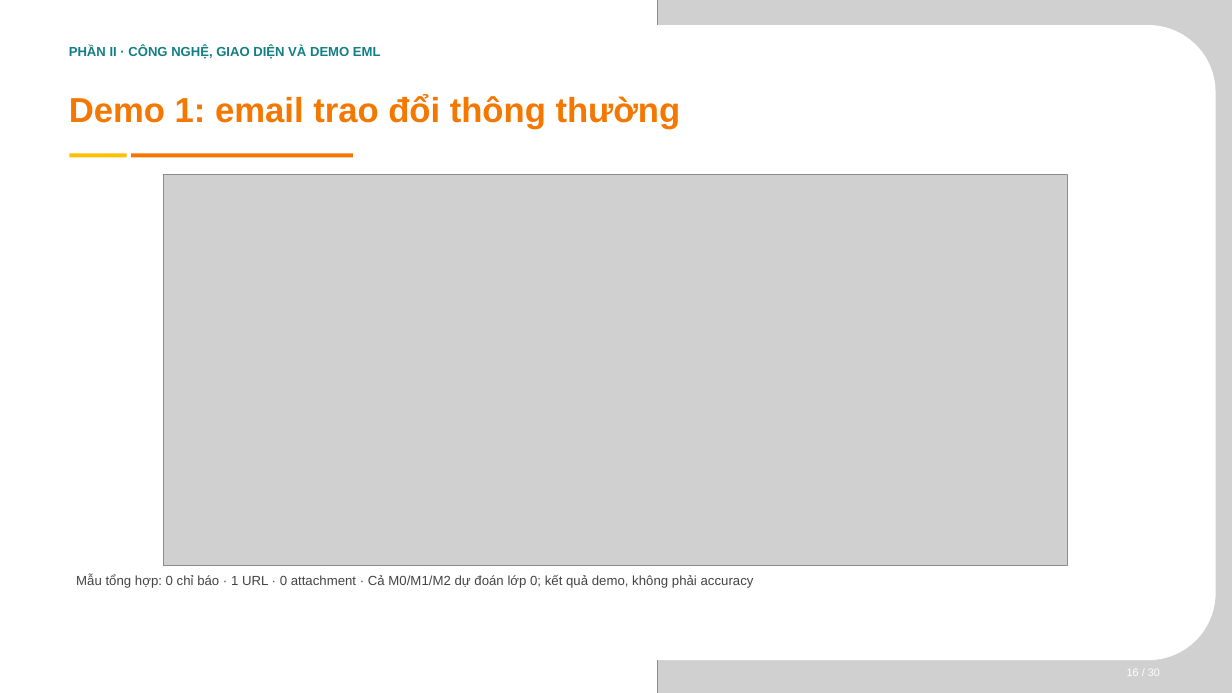
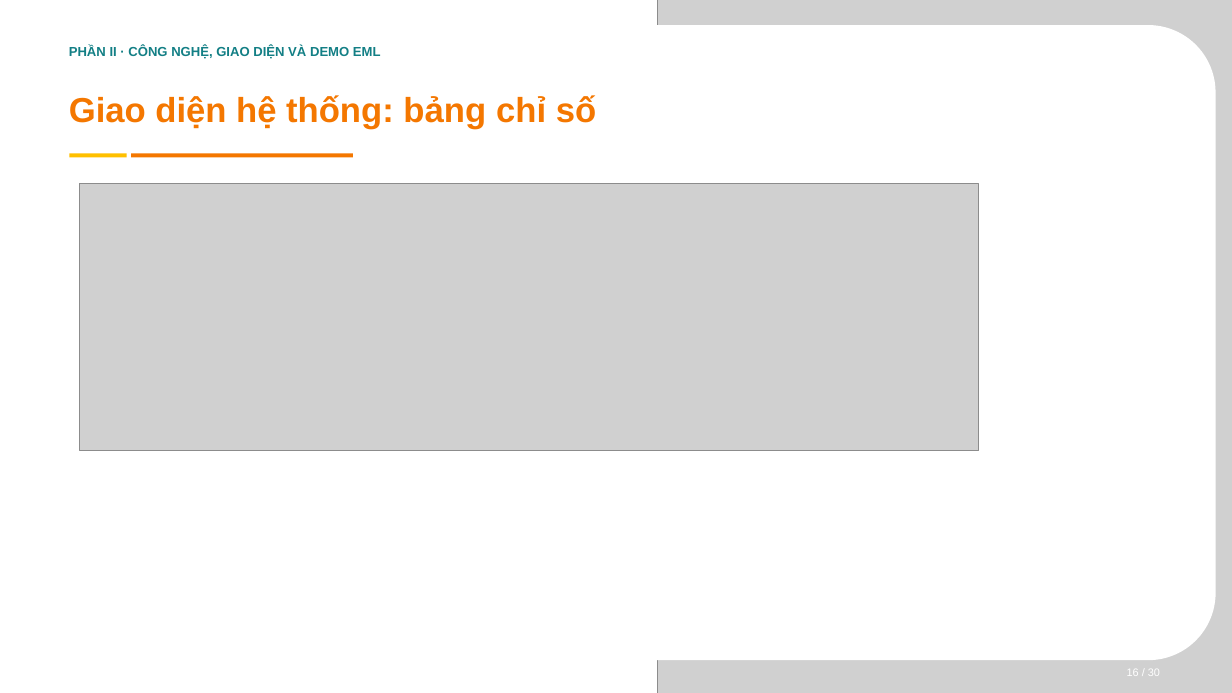
Before and after one commit to phat230/LAB_AT_BMHTTT, a slide deck: slide 6 of LAB6/BC_giau_ky_DT124/slide báo cáo/SLIDE_BAO_CAO_DT124.pptx (slide 8 before the commit). Drawn at 1232x693 pixels with LibreOffice and Linux fonts; fonts in the diff are those of the drawing; grey boxes stand for pictures; background and template pictures are left out. Boxes give left, top, right and bottom in pixels: in the first picture for what was removed or moved away, otherwise in the second. Text is boxed around its words. In the diff, an @@ line names an element or a change of style, - is before the commit and + after.

```diff
--- a/LAB6/BC_giau_ky_DT124/slide báo cáo/SLIDE_BAO_CAO_DT124.pptx
+++ b/LAB6/BC_giau_ky_DT124/slide báo cáo/SLIDE_BAO_CAO_DT124.pptx
@@ text removed at (69,94,681,129) @@
-Demo 1: email trao đổi thông thường
@@ text added at (69,95,596,129), 27 pt, text #F47700, bold @@
+Giao diện hệ thống: bảng chỉ số
@@ picture: place and size @@
-picture at (164,175,1067,566)
+picture at (80,184,980,451)
@@ text removed at (76,575,754,588) @@
-Mẫu tổng hợp: 0 chỉ báo · 1 URL · 0 attachment · Cả M0/M1/M2 dự đoán lớp 0; kết quả demo, không phải accuracy
```
Also in this commit, not shown: 6 other slides changed, 1 slide added, 7 slides removed, 36 other files.
